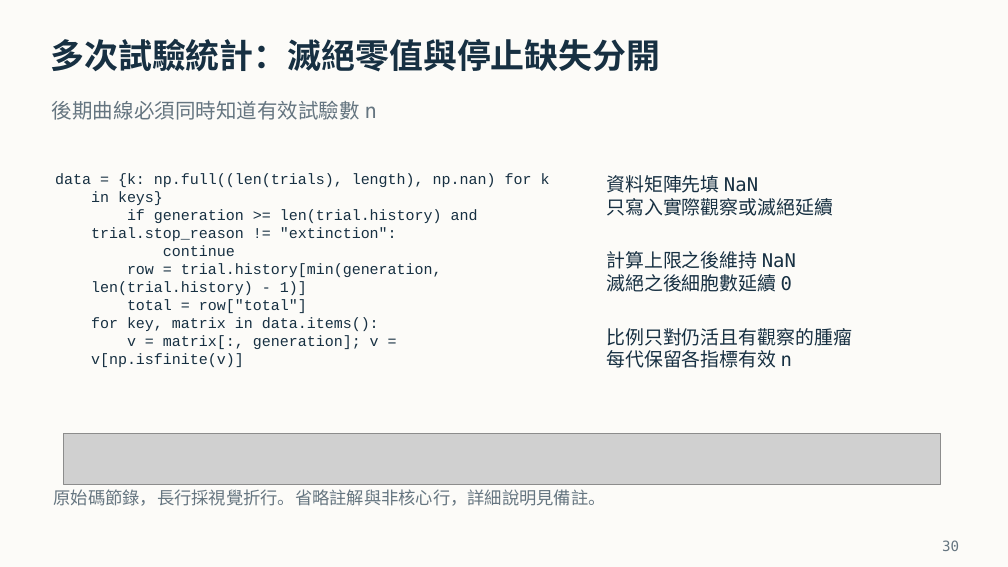
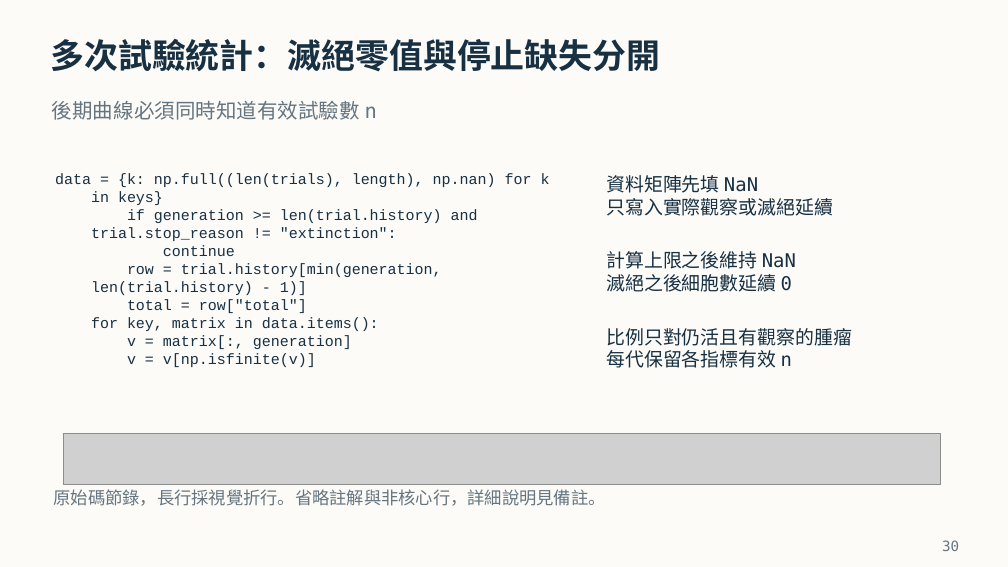
Before and after one commit to astcgt/bme6120-tumor-modeling, a slide deck: slide 30 of outputs/presentations/tumor_markov_code_results_zh_tw_v10.pptx. Drawn at 1008x567 pixels with LibreOffice and Linux fonts; fonts in the diff are those of the drawing; grey boxes stand for pictures. Boxes give left, top, right and bottom in pixels: in the first picture for what was removed or moved away, otherwise in the second. Text is boxed around its words. In the diff, an @@ line names an element or a change of style, - is before the commit and + after.

```diff
--- a/outputs/presentations/tumor_markov_code_results_zh_tw_v10.pptx
+++ b/outputs/presentations/tumor_markov_code_results_zh_tw_v10.pptx
@@ text at box(127, 335, 352, 367): text changed @@
-v = matrix[:, generation]; v =
-v[np.isfinite(v)]
+v = matrix[:, generation]
+v = v[np.isfinite(v)]
```
Also in this commit, not shown: 8 other slides changed, 16 other files.
